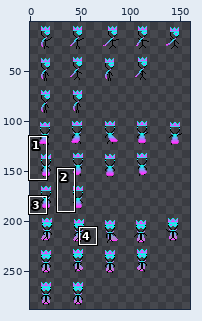
Sprite sheet, stored at client/img/1/NFT_77ad7594809ec2baaf1084d38642af4cc909380c3aac8cba488ce1f5b0dcdc30.png. Above: a wide view before the commit, with the close-up outlined.
Close-up. Before the edit:
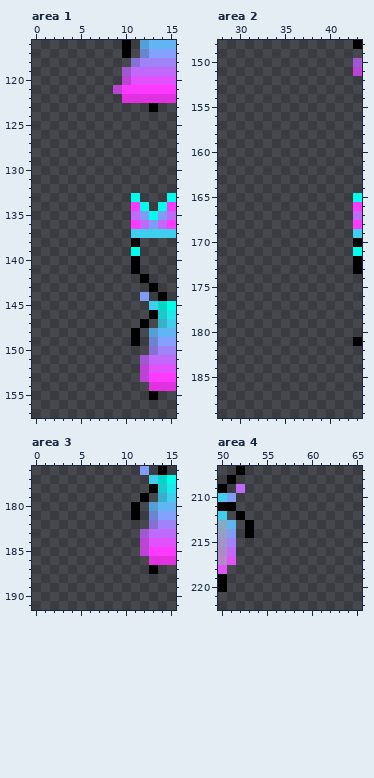
The file is 160x288 pixels. Colours within 5 levels of each other are drawn and written as one. Shown: area 1: x 0..15, y 116..157; area 2: x 28..43, y 148..189; area 3: x 0..15, y 176..191; area 4: x 50..65, y 207..222. The wide view leaves out empty margins. The commit also changed other parts of the picture, which this record leaves out.
After the commit:
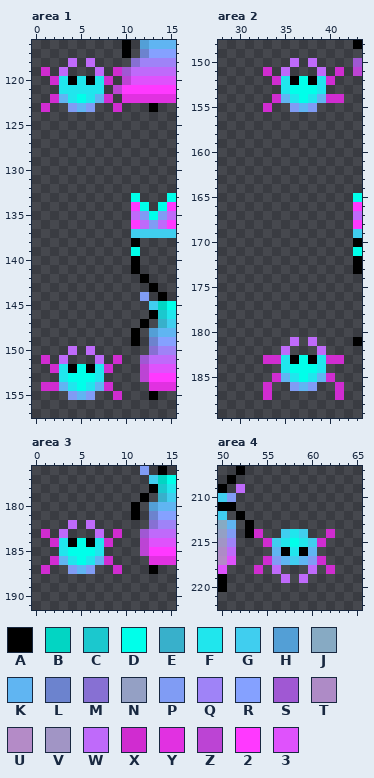
Palette (. is transparent): A #000000  B #02d5c3  C #1bc8ce  D #00ffea  E #38b0cb  F #20e6ed  G #40ceef  H #539fd6  J #87aac3  K #60b5f2  L #6c83ce  M #8770d3  N #94a0c4  P #809cf4  Q #9f83f7  R #85a1ff  S #a058d3  T #ae8bc6  U #b48bc7  V #a195c5  W #bf6afa  X #d02cd0  Y #e131e1  Z #bc44d4  2 #ff39ff  3 #df52fc
Changes in this commit:
--- area 1
@@ x 0..15 @@
 117 ..........A.LRRR
-118 ...........MQQQQ
-119 ..........SWWWWW
-120 ..........Z33333
-121 .........Z222222
-122 ..........YYYYYY
-123 .............A..
+118 ....W.W....MQQQQ
+119 .X.W...W.XSWWWWW
+120 ..XFAFAFX.Z33333
+121 ...FFFFF.Z222222
+122 ..XKFDFKX.YYYYYY
+123 .X..PKP..X...A..
 124 ................
@@ x 0..15 @@
 149 ...........A.LRR
-150 .............MQQ
-151 ............SWWW
-152 ............Z333
-153 ............Z222
-154 .............YYY
-155 .............A..
+150 ....W.W......MQQ
+151 .X.W...W.X..SWWW
+152 ..XFADAFX...Z333
+153 ...FDDDF....Z222
+154 .XXKFDFKX....YYY
+155 ....PKP..X...A..
 156 ................
--- area 2
@@ x 28..43 @@
 149 ................
-150 ...............S
-151 ...............Z
-152 ................
-153 ................
-154 ................
-155 ................
+150 ........W.W....S
+151 .....X.W...W.X.Z
+152 ......XFADAFX...
+153 .......FDDDF....
+154 ......XKFDFKXX..
+155 .....X..PKP.....
 156 ................
@@ x 28..43 @@
 180 ................
-181 ...............A
-182 ................
-183 ................
-184 ................
-185 ................
-186 ................
-187 ................
+181 ........W.W....A
+182 .......W...W....
+183 .....XXFADAFXX..
+184 .......FDDDF....
+185 ......XKFDFKX...
+186 .....X..PKP..X..
+187 .....X.......X..
 188 ................
--- area 3
@@ x 0..15 @@
 181 ...........A.LRR
-182 .............MQQ
-183 ............SWWW
-184 ............Z333
-185 ............Z222
-186 .............YYY
-187 .............A..
+182 ....W.W......MQQ
+183 .X.W...W.X..SWWW
+184 ..XFADAFX...Z333
+185 ...FDDDF....Z222
+186 ..XKFDFKX....YYY
+187 .X..PKP..X...A..
 188 ................
--- area 4
@@ x 50..65 @@
 213 JK.A............
-214 NP.A............
-215 VQ..............
-216 TW..............
-217 U3..............
-218 3...............
-219 A...............
+214 NP.AX..GFG..X...
+215 VQ...XGFDFGX....
+216 TW....KAFAK.....
+217 U3...XPKGKPX....
+218 3...X.W...W.X...
+219 A......W.W......
 220 A...............
Pixel boxes of the changes (left, top, right, bottom) in both close-ups:
added: (41, 58, 122, 112)
added: (41, 346, 122, 400)
added: (263, 58, 344, 112)
added: (263, 337, 344, 400)
added: (41, 520, 122, 574)
added: (254, 529, 335, 583)
